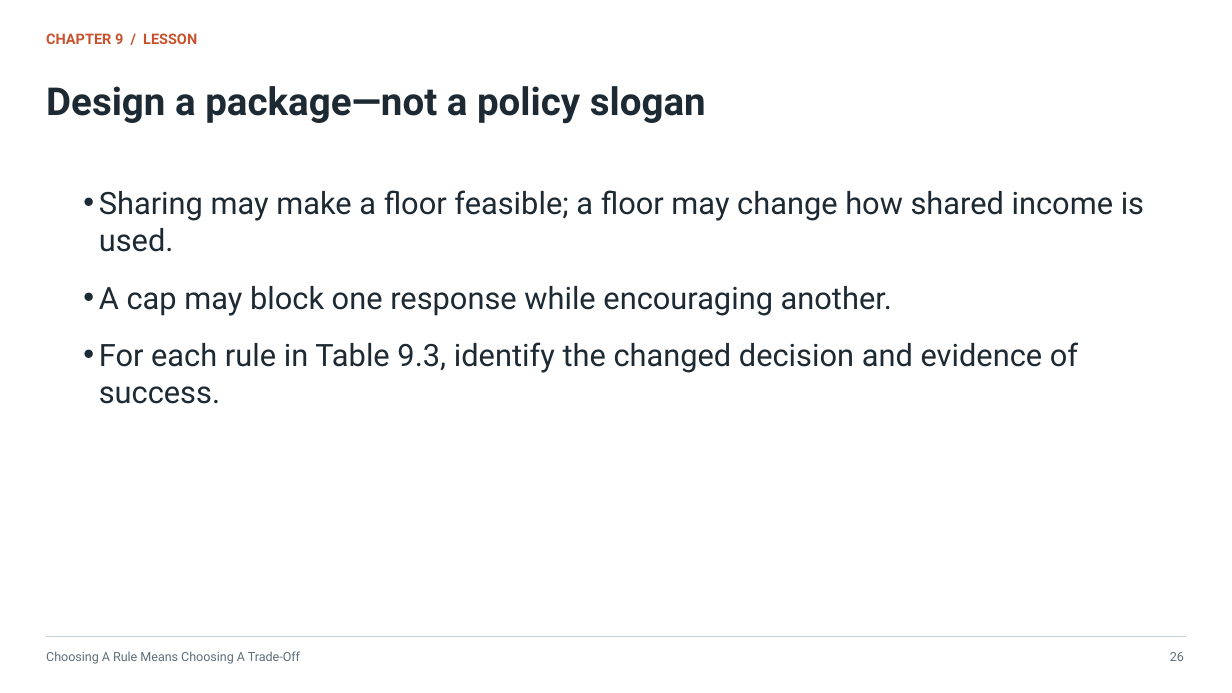
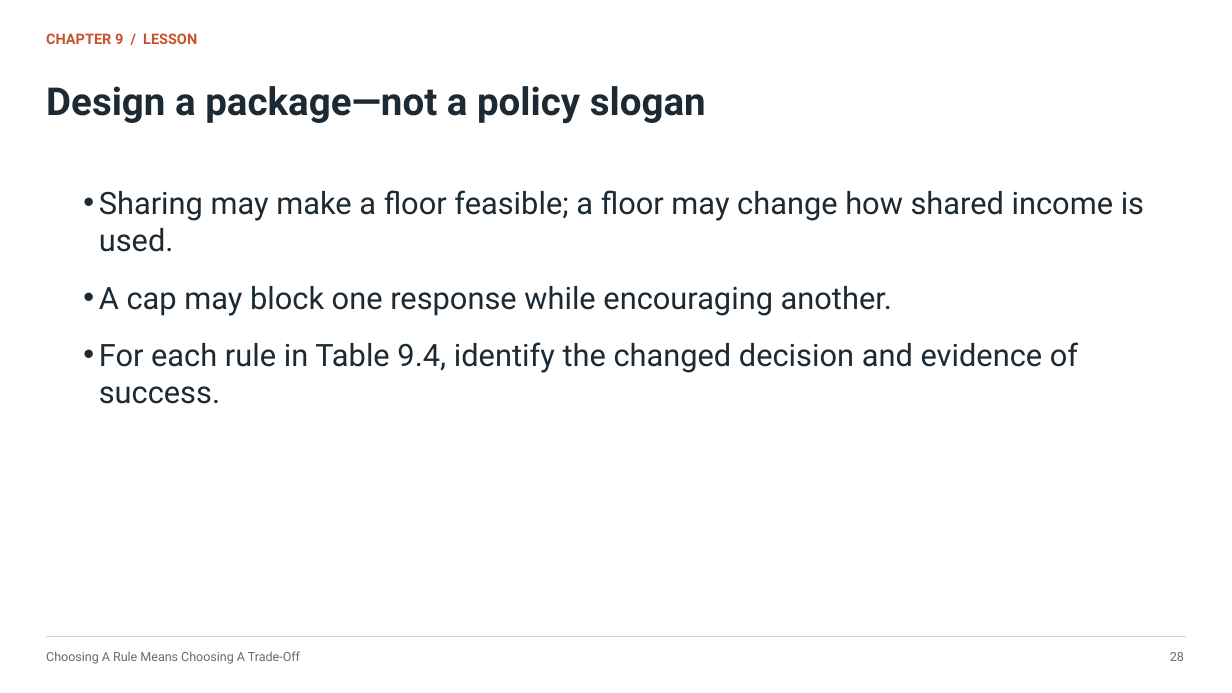
Before and after one commit to markny/sbu-econ, a slide deck: slide 28 of sports-econ/downloads/chapter-9-competitive-balance-in-sports.pptx (slide 26 before the commit). Drawn at 1232x693 pixels with LibreOffice and Linux fonts; fonts in the diff are those of the drawing. Boxes give left, top, right and bottom in pixels: in the first picture for what was removed or moved away, otherwise in the second. Text is boxed around its words. In the diff, an @@ line names an element or a change of style, - is before the commit and + after.

```diff
--- a/sports-econ/downloads/chapter-9-competitive-balance-in-sports.pptx
+++ b/sports-econ/downloads/chapter-9-competitive-balance-in-sports.pptx
@@ text at [99, 342, 1078, 404]: text changed @@
-• For each rule in Table 9.3, identify the changed decision and evidence of success.
+• For each rule in Table 9.4, identify the changed decision and evidence of success.
```
Also in this commit, not shown: 26 other slides changed, 2 slides added, 17 other files.
